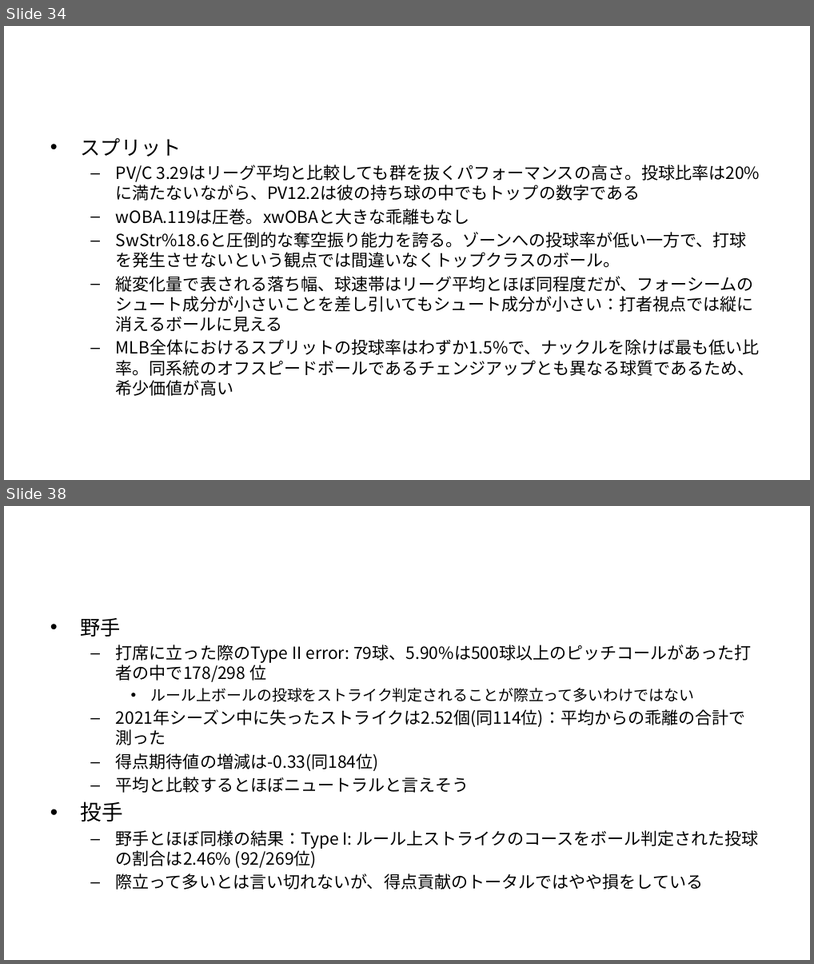
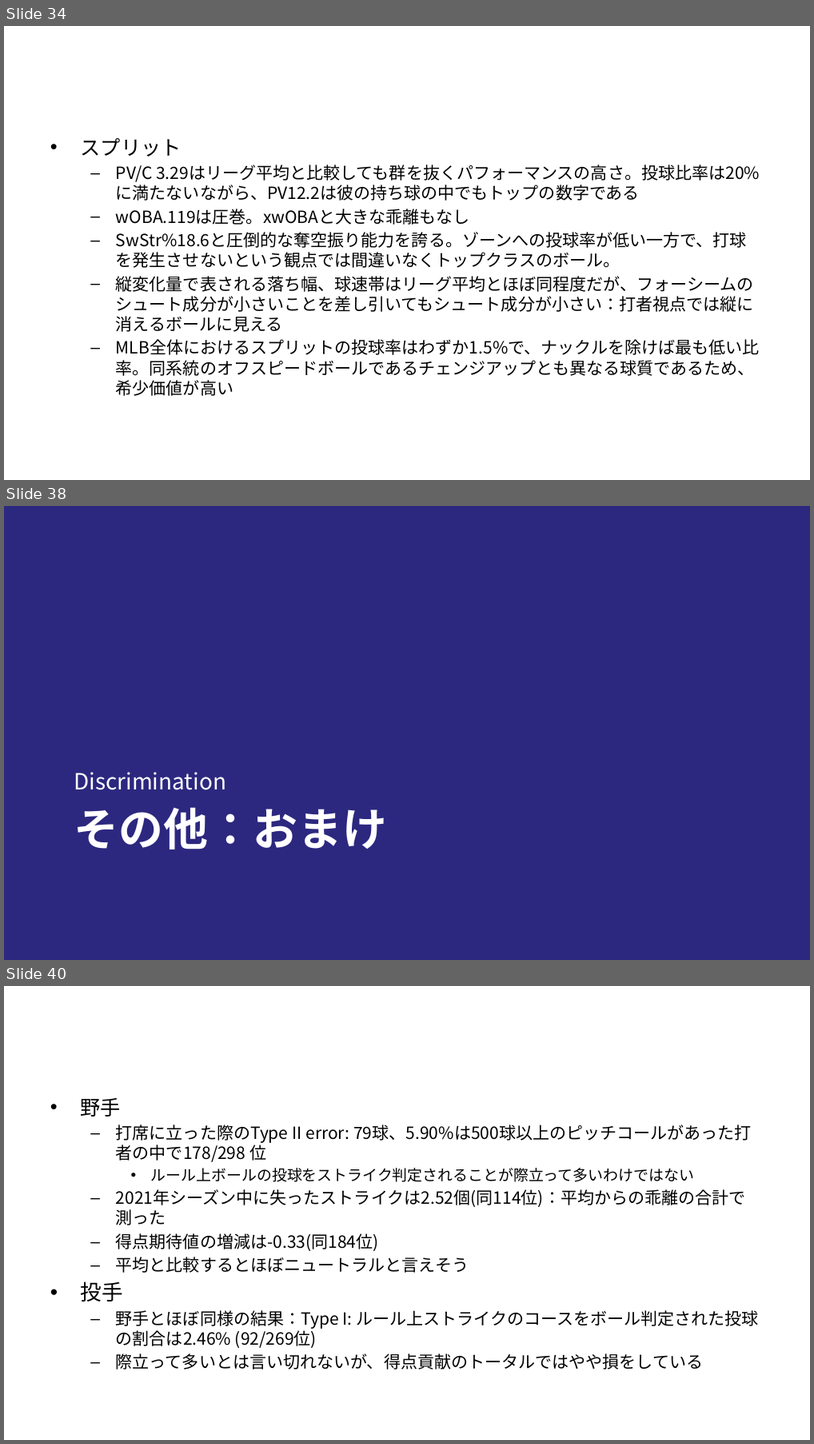
Before and after one commit to T-Reio/ohtani_analyze, a slide deck: slides/ohtani_tj.pptx. Shown one above the other, each under a label of ours: slides 34 and 38 before the commit, slides 34, 38 and 40 after it; the slides between them are not shown. The pictures are 814x964 and 814x1444 pixels, drawn with LibreOffice and Linux fonts; fonts in the diff are those of the drawing; background and template pictures are left out. Boxes give left, top, right and bottom in pixels: in the first picture for what was removed or moved away, otherwise in the second. Text is boxed around its words. In the diff, an @@ line names an element or a change of style, - is before the commit and + after.

```diff
--- a/slides/ohtani_tj.pptx
+++ b/slides/ohtani_tj.pptx
@@ slide 38 added at [4, 506, 810, 960], background #2C287F @@
@@ text added at [74, 772, 226, 790], 26.7 pt, text #FFFFFF @@
+Discrimination
@@ title added at [74, 807, 387, 849], 53.3 pt, text #FFFFFF, bold @@
+その他：おまけ
@@ what was slide 38 is now slide 40 @@
```
Also in this commit, not shown: 9 slides changed, 1 other slide added, 1 other file.
